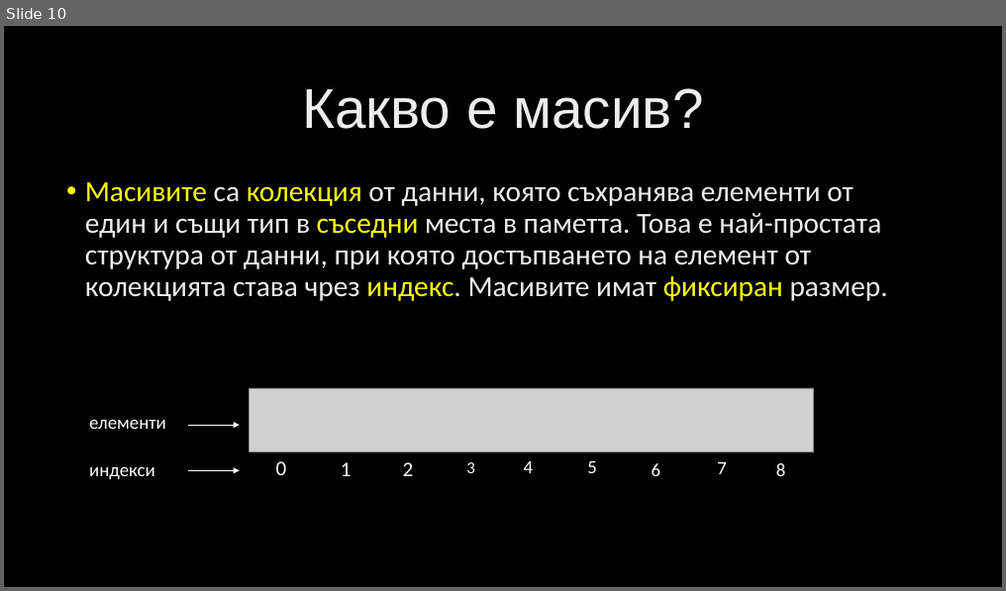
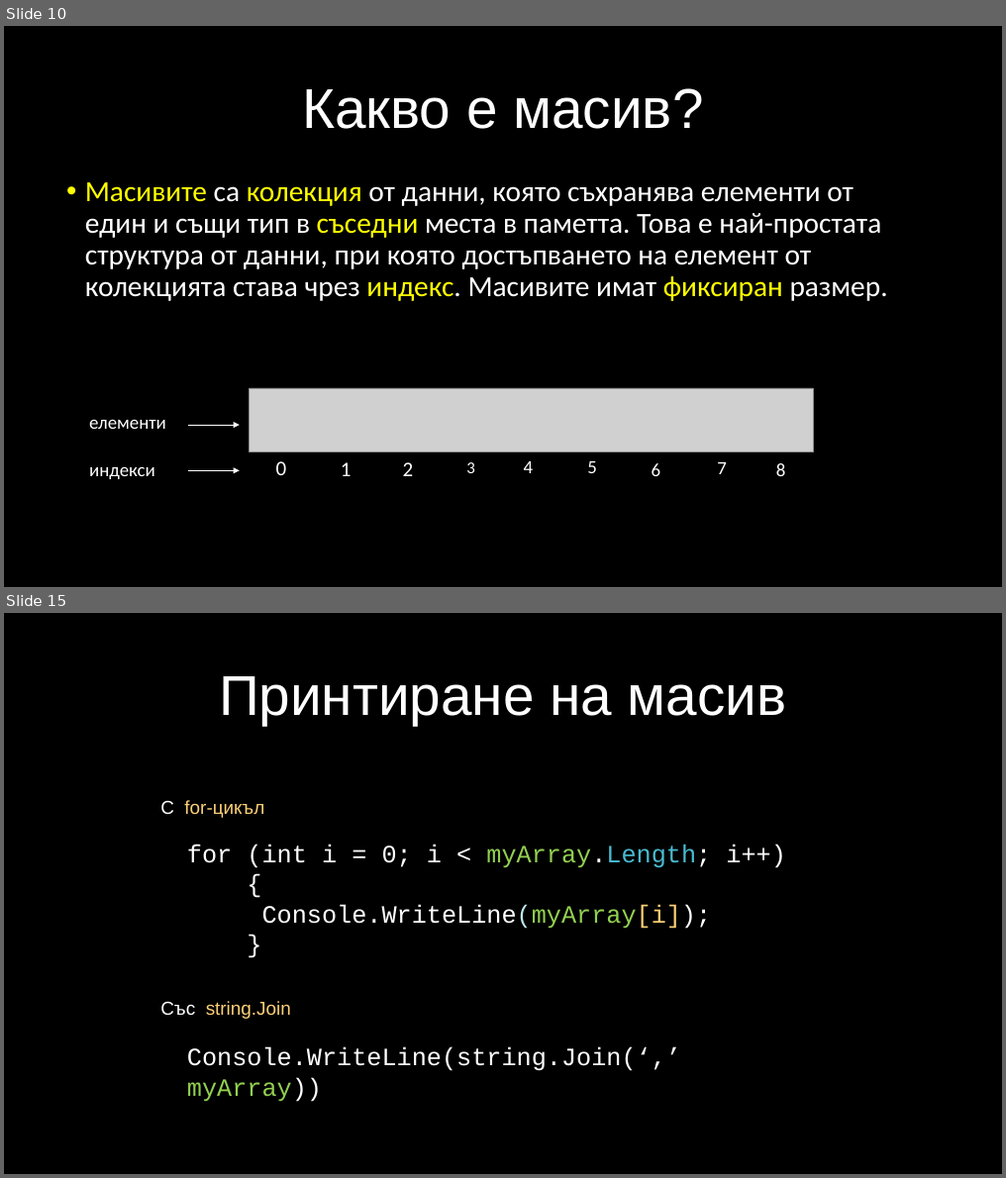
Before and after one commit to velizar92/CSharp-Programming-Presentations, a slide deck: C# Intermediate.pptx. Shown one above the other, each under a label of ours: slide 10 before the commit, slides 10 and 15 after it; the slides between them are not shown. The pictures are 1006x591 and 1006x1178 pixels, drawn with LibreOffice and Linux fonts; fonts in the diff are those of the drawing; grey boxes stand for pictures; background and template pictures are left out. Boxes give left, top, right and bottom in pixels: in the first picture for what was removed or moved away, otherwise in the second. Text is boxed around its words. In the diff, an @@ line names an element or a change of style, - is before the commit and + after.

Commit message:
C# Intermediate -> Array slides + slight color changes

```diff
--- a/C# Intermediate.pptx
+++ b/C# Intermediate.pptx
@@ slide 15 added at [4, 613, 1002, 1174], background picture (left out) @@
@@ title added at [219, 676, 787, 725], 54 pt, text #FFFFFF @@
+Принтиране на масив
@@ text added at [160, 800, 264, 818], 18 pt, text #FDD077 @@
+С for-цикъл
@@ text added at [187, 845, 786, 929], 24 pt, text #FFFFFF @@
+for (int i = 0; i < myArray.Length; i++)
+{
+Console.WriteLine(myArray[i]);
+}
@@ text added at [160, 1001, 291, 1019], 18 pt, text #FDD077 @@
+Със string.Join
@@ text added at [187, 1048, 681, 1102], 24 pt, text #FFFFFF @@
+Console.WriteLine(string.Join(‘,’ myArray))
@@ slide 10 changed as well @@
@@ title "Какво е масив?" at [302, 88, 703, 129]: text colour gradient #BFBFBF to #EDEDED to #FFFFFF to #FFFFFF @@
@@ text "Масивите са колекция от данни, ..." at [85, 182, 888, 301]: text colour gradient #BFBFBF to #EDEDED to #FFFFFF to #FFFFFF in "са от данни, която съхранява елементи от ..." @@
```
Also in this commit, not shown: 9 other slides changed, 5 other slides added.
